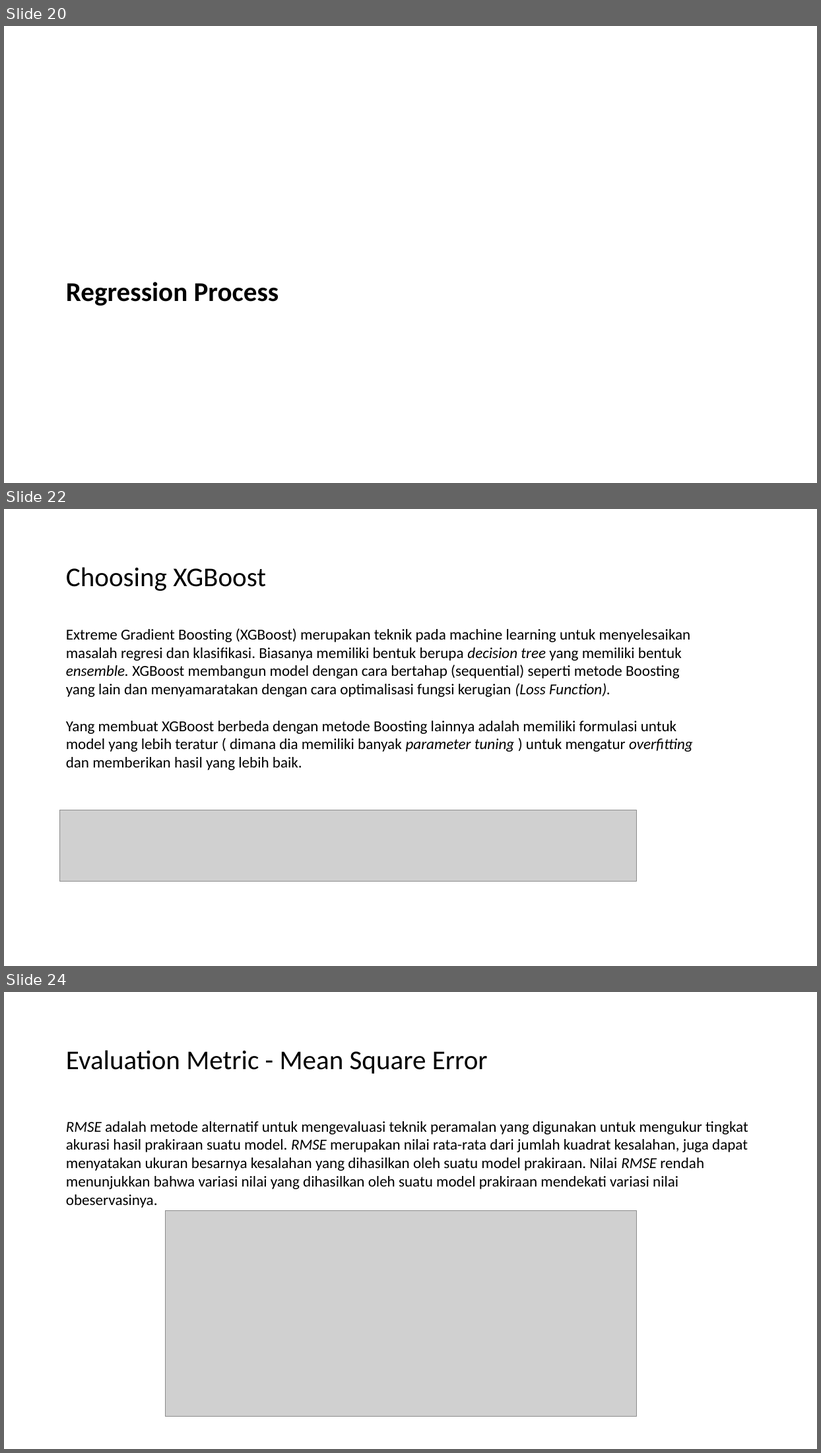
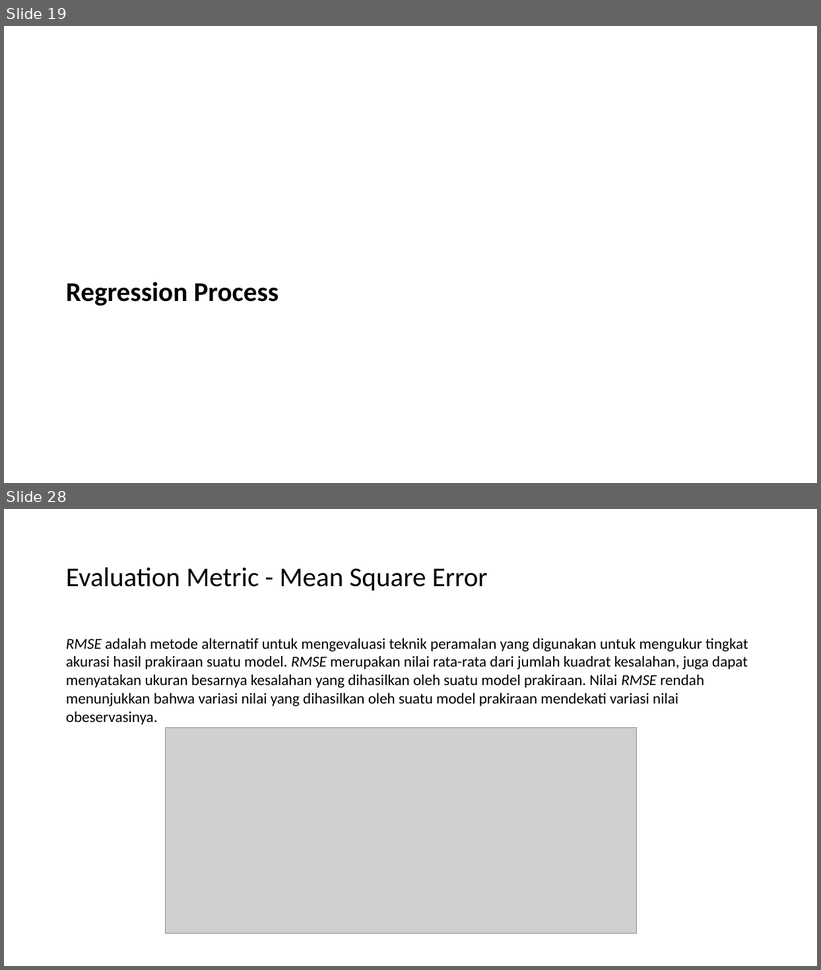
Before and after one commit to adamwdb/bike_demand, a slide deck: Presentation _ Bike _ Demand.pptx. Shown one above the other, each under a label of ours: slides 20, 22 and 24 before the commit, slides 19 and 28 after it; the slides between them are not shown. The pictures are 821x1453 and 821x970 pixels, drawn with LibreOffice and Linux fonts; fonts in the diff are those of the drawing; grey boxes stand for pictures. Boxes give left, top, right and bottom in pixels: in the first picture for what was removed or moved away, otherwise in the second. Text is boxed around its words. In the diff, an @@ line names an element or a change of style, - is before the commit and + after.

```diff
--- a/Presentation _ Bike _ Demand.pptx
+++ b/Presentation _ Bike _ Demand.pptx
@@ slide 22 removed at box(4, 509, 817, 966), background #FFFFFF @@
@@ title removed at box(66, 567, 266, 591) @@
-Choosing XGBoost
@@ text removed at box(66, 628, 693, 770) @@
-Extreme Gradient Boosting (XGBoost) merupakan teknik pada machine learning untuk menyelesaikan masalah regresi dan klasifikasi. Biasanya memiliki bentuk berupa decision tree yang memiliki bentuk ensemble. XGBoost membangun model dengan cara bertahap (sequential) seperti metode Boosting yang lain dan menyamaratakan dengan cara optimalisasi fungsi kerugian (Loss Function).
-Yang membuat XGBoost berbeda dengan metode Boosting lainnya adalah memiliki formulasi untuk model yang lebih teratur ( dimana dia memiliki banyak parameter tuning ) untuk mengatur overfitting dan memberikan hasil yang lebih baik.
@@ picture removed at box(60, 811, 637, 882) @@
@@ what was slide 20 is now slide 19 @@
@@ what was slide 24 is now slide 28 @@
```
Also in this commit, not shown: 8 slides added, 3 other slides removed, 2 other files.
